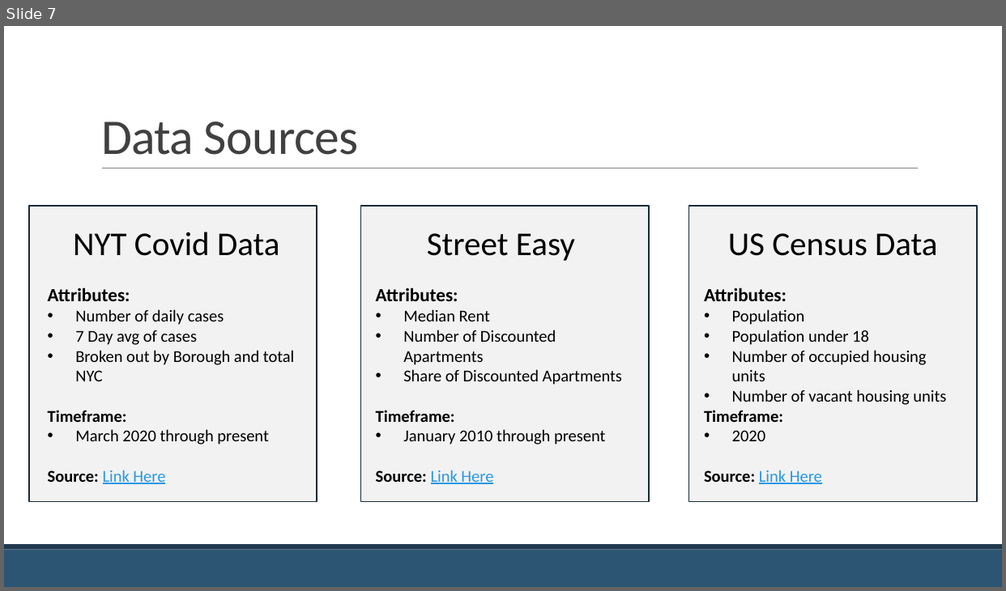
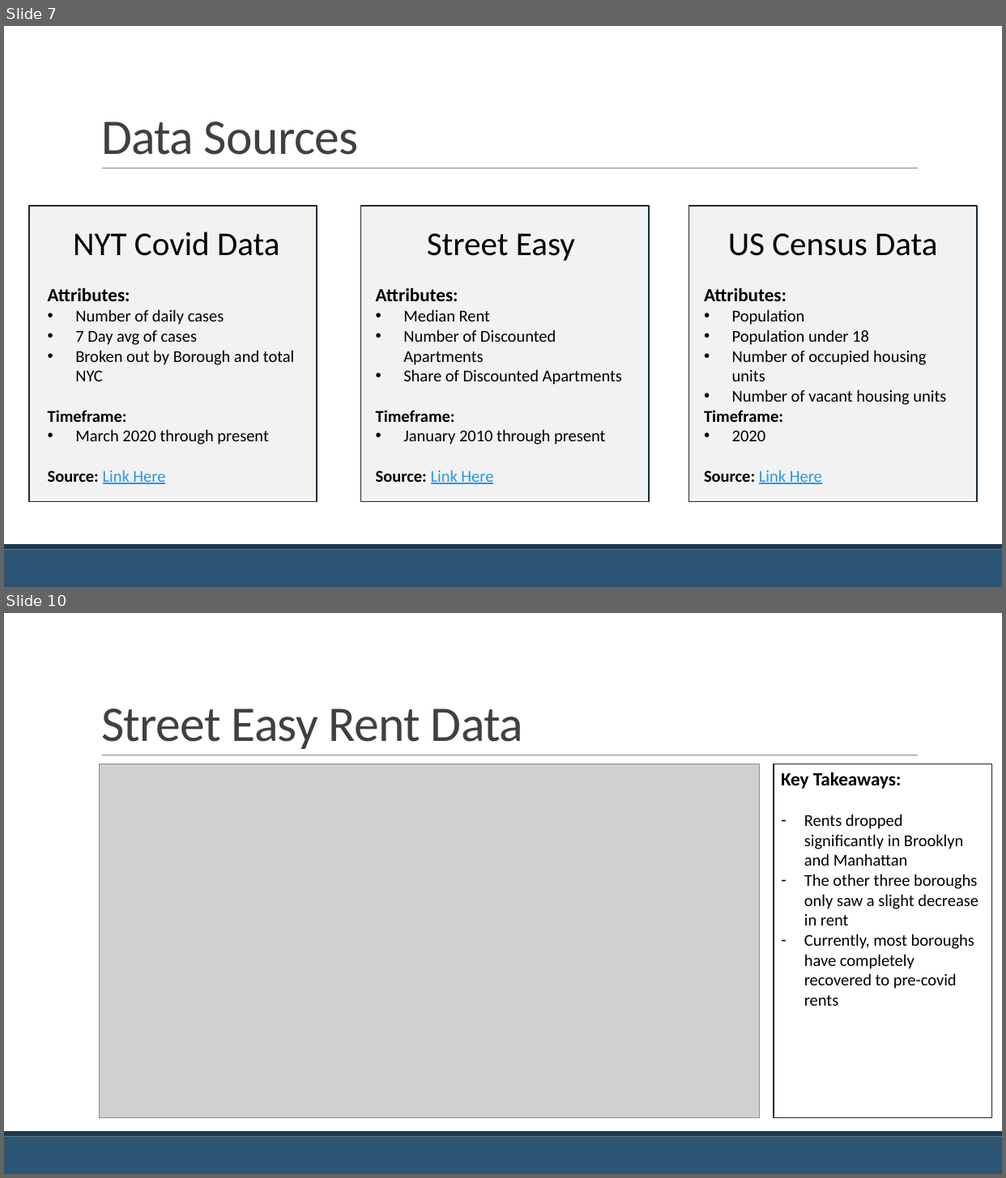
Before and after one commit to jackcopeland11/nyc_apartment_rent_analysis, a slide deck: Covid-19 and the NYC Apartment Market.pptx. Shown one above the other, each under a label of ours: slide 7 before the commit, slides 7 and 10 after it; the slides between them are not shown. The pictures are 1006x591 and 1006x1178 pixels, drawn with LibreOffice and Linux fonts; fonts in the diff are those of the drawing; grey boxes stand for pictures. Boxes give left, top, right and bottom in pixels: in the first picture for what was removed or moved away, otherwise in the second. Text is boxed around its words. In the diff, an @@ line names an element or a change of style, - is before the commit and + after.

```diff
--- a/Covid-19 and the NYC Apartment Market.pptx
+++ b/Covid-19 and the NYC Apartment Market.pptx
@@ slide 10 added at [4,613,1002,1174], background #FFFFFF; not listed: 3 template elements that a slide beside it also shows @@
@@ title added at [101,709,523,749], 48 pt, text #404040 @@
+Street Easy Rent Data
@@ picture added at [99,764,760,1118] @@
@@ rectangle added at [774,764,992,1118], fill #FFFFFF, outline #172A39 1 pt, 16 pt, text #000000 @@
+Key Takeaways:
+– Rents dropped significantly in Brooklyn and Manhattan
+– The other three boroughs only saw a slight decrease in rent
+– Currently, most boroughs have completely recovered to pre-covid rents
```
Also in this commit, not shown: 1 slide changed, 4 other slides added, 1 slide removed, 7 other files.
